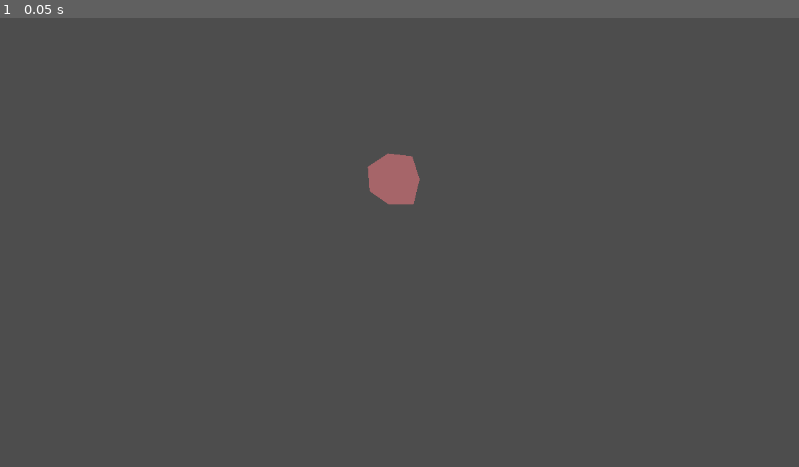
Above: before the commit, frame 1.
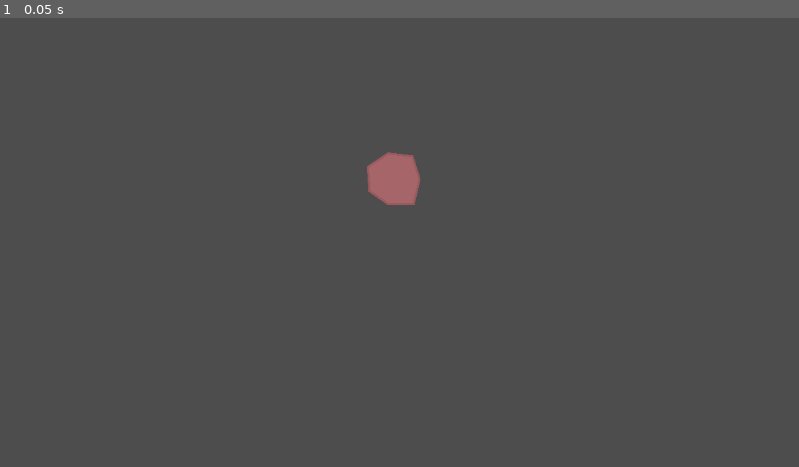
Above: after the commit, the same moment.

Repository: fatihceyln/a-game-about-feeding-a-black-hole
Game: Godot game, scene res://asteroid/asteroid_test.tscn
Two runs of this game, one before a commit and one after it. Both use one fixed random seed, a clock stepped at 60 frames per second and the inputs below. The project has no main scene, so this scene is started directly.
Inputs:
- Up to frame 1 (0.05 s): no input

The runs differ from the first frame. In frame 1, less than 0.1% of the frame differs, in the area x 45-53%, y 29-42%.

Commit message:
Add outline to Asteroid node with customizable properties

Diff:
--- a/asteroid/asteroid.gd
+++ b/asteroid/asteroid.gd
@@ -5,12 +5,22 @@
 const POINT_COUNT_RANGE: Vector2i = Vector2i(7, 11)
 const RADIUS_RATIO_RANGE: Vector2 = Vector2(0.85, 1.15)
 
+const OUTLINE_COLOR: Color = Color(0.595, 0.352, 0.368, 1.0)
+const OUTLINE_WIDTH: float = 3
+
 @export var radius: float = 40.0
 @onready var shape: Polygon2D = $Shape
+@onready var outline: Line2D = $Outline
 
 func _ready() -> void:
-	shape.polygon = make_polygon_points()
+	var points: PackedVector2Array = make_polygon_points()
+	shape.polygon = points
 	shape.color = BASE_COLOR
+
+	outline.points = points
+	outline.default_color = OUTLINE_COLOR
+	outline.closed = true
+	outline.width = OUTLINE_WIDTH
 
 func make_polygon_points() -> PackedVector2Array:
 	var point_count: int = randi_range(POINT_COUNT_RANGE.x, POINT_COUNT_RANGE.y)
--- a/asteroid/asteroid.tscn
+++ b/asteroid/asteroid.tscn
@@ -6,3 +6,5 @@
 script = ExtResource("1_da5kf")
 
 [node name="Shape" type="Polygon2D" parent="." unique_id=280419289]
+
+[node name="Outline" type="Line2D" parent="." unique_id=1157858394]
